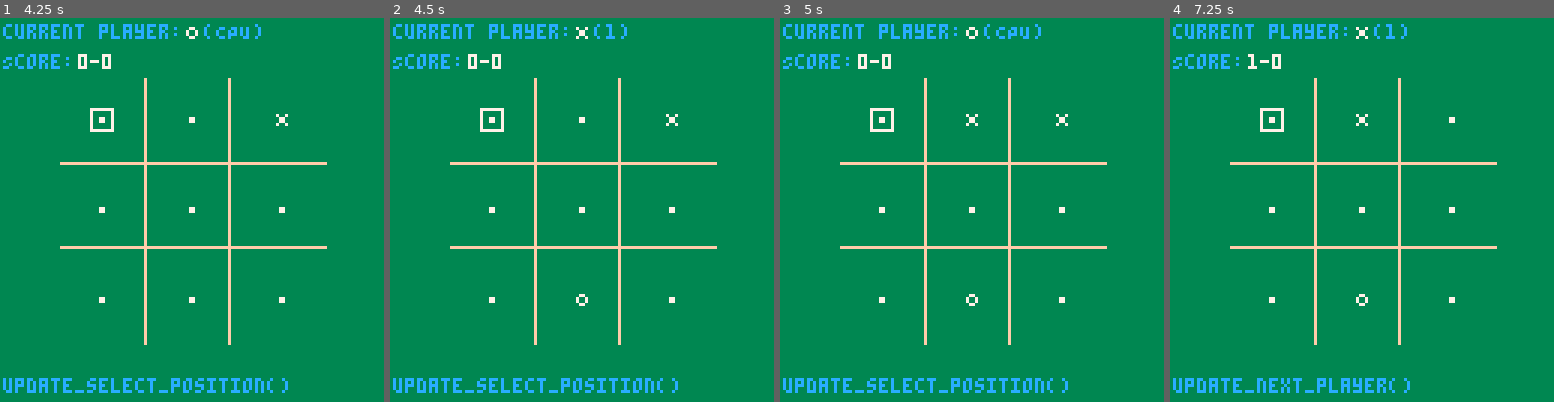
Above: before the commit, frames 1-4 (left to right).
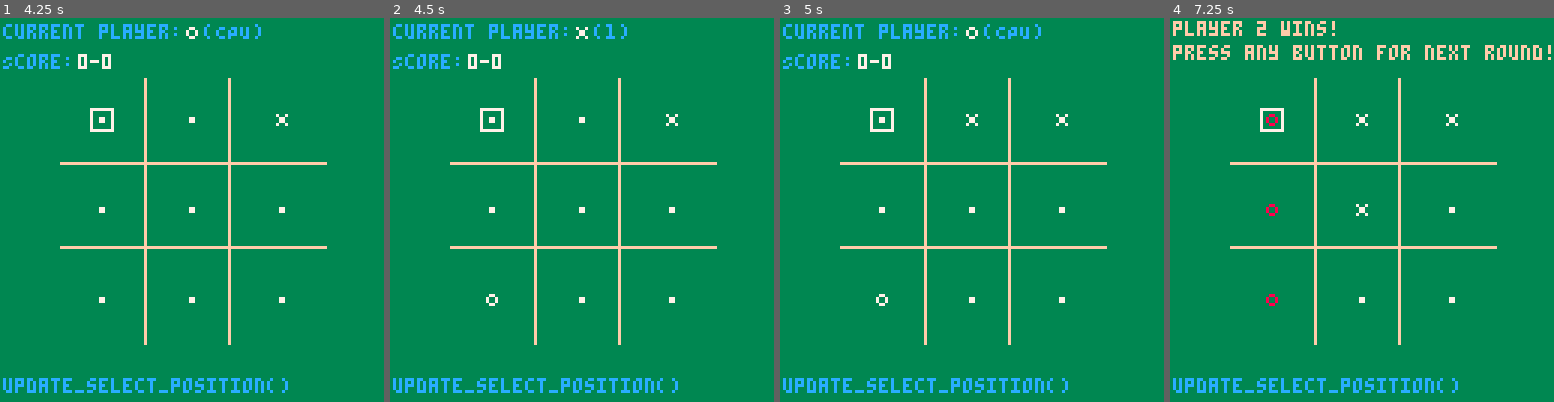
Above: after the commit, the same moments.

Repository: EmreMotan/TicTacToe
Game: PICO-8 cartridge tictactoe.p8
Two runs of this game, one before a commit and one after it. Both use one fixed random seed, a clock stepped at 60 frames per second and the inputs below.
Inputs:
- Up to frame 1 (4.25 s): tap X (X key) at 0.33, 1.07, 1.85, 2.97, 4.08 s; tap O (Z key) at 0.7, 1.7, 2.1, 2.5, 2.9, 3.3, 3.7, 4.1 s; hold Right 1.6-2.1 s; hold Up 2.15-2.42 s; hold Right 2.47-3.03 s; hold Left 3.08-3.58 s; hold Down 3.63-3.97 s; hold Right from 4.02 s (still down)
- Up to frame 2 (4.5 s): keep holding Right
- Up to frame 3 (5 s): tap O (Z key) at 4.5, 4.9 s; release Right at 4.68 s; hold Up from 4.73 s (still down)
- Up to frame 4 (7.25 s): release Up at 5.03 s; hold Left 5.08-5.68 s; tap X (X key) at 5.2, 6.32 s; tap O (Z key) every 0.4 s from 5.3 to 6.9 s; hold Down 5.73-6.03 s; hold Right 6.08-6.58 s; hold Right 6.63-7.13 s; hold Up from 7.18 s (still down)

Frame 1 is identical in both runs. In frame 2, 0.1% of the frame differs, in the area x 25-52%, y 71-75%; in frame 3, 0.1%; in frame 4, 4.3%, in the area x 0-100%, y 0-98%.

Commit message:
Implemented more CPU AI

Diff:
--- a/tictactoe.p8
+++ b/tictactoe.p8
@@ -12,7 +12,7 @@
 -- Global Variables
 -------------------------------------------------------------------------------
 number_players = 1
-cpu_difficulty = 2
+cpu_difficulty = 3
 currentplayer = flr(rnd(1))
 gamewinner = -1 -- set to -1 when there is not yet a winner.
 grid = {[0] = 0,
@@ -192,54 +192,130 @@
     end
 
     -- Very basic sequential AI
-    if (cpu_difficulty == 1) then
-      x=0
-      position_selected = false
-      while (x < 9 and position_selected == false and cpu_player_wait_fulfilled == true) do
-        if grid[x] == 0 then
-          position_selected = true
-          grid[x] = currentplayer
-
-          -- check if there is three in a row
-          win_result = check_win_condition()
-
-          -- check if there's a potential draw
-          tie_result = check_tie_condition()
-
-          if win_result == 1 then
-            score[currentplayer] += 1
-            global_state = state_win_screen
-          elseif tie_result == 1 then
-            global_state = state_tie_screen
-          else global_state = state_next_player
+    if cpu_player_wait_fulfilled == true then
+      if (cpu_difficulty == 1) then
+        x=0
+        position_selected = false
+        while (x < 9 and position_selected == false) do
+          if grid[x] == 0 then
+            position_selected = true
+            grid[x] = currentplayer
+
+            -- check if there is three in a row
+            win_result = check_win_condition()
+
+            -- check if there's a potential draw
+            tie_result = check_tie_condition()
+
+            if win_result == 1 then
+              score[currentplayer] += 1
+              global_state = state_win_screen
+            elseif tie_result == 1 then
+              global_state = state_tie_screen
+            else global_state = state_next_player
+            end
           end
+          x += 1
         end
-        x += 1
-      end
-    -- Random position AI
-    elseif (cpu_difficulty == 2) then
-      x=flr(rnd(9)) + 1
-      position_selected = false
-      while (position_selected == false and cpu_player_wait_fulfilled == true) do
-        if grid[x] == 0 then
-          position_selected = true
-          grid[x] = currentplayer
-
-          -- check if there is three in a row
-          win_result = check_win_condition()
-
-          -- check if there's a potential draw
-          tie_result = check_tie_condition()
-
-          if win_result == 1 then
-            score[currentplayer] += 1
-            global_state = state_win_screen
-          elseif tie_result == 1 then
-            global_state = state_tie_screen
-          else global_state = state_next_player
+      -- Random position AI
+      elseif (cpu_difficulty == 2) then
+        x=flr(rnd(9)) + 1
+        position_selected = false
+        while (position_selected == false) do
+          if grid[x] == 0 then
+            position_selected = true
+            grid[x] = currentplayer
+
+            -- check if there is three in a row
+            win_result = check_win_condition()
+
+            -- check if there's a potential draw
+            tie_result = check_tie_condition()
+
+            if win_result == 1 then
+              score[currentplayer] += 1
+              global_state = state_win_screen
+            elseif tie_result == 1 then
+              global_state = state_tie_screen
+            else global_state = state_next_player
+            end
           end
+          x=flr(rnd(9)) + 1
         end
+      -- CPU AI that can detect a line that can be fulfilled
+      elseif (cpu_difficulty == 3) then
+        -- First pass is to try to identify a position which when populated would result in a line
+        -- and therefore a win.
+        -- If no such position exists then choose position randomly.
+        x=0
+        position_selected = false
+        while (x < 9 and position_selected == false) do
+          if grid[x] == 0 then
+            grid[x] = currentplayer
+
+            -- check if there is three in a row
+            win_result = check_win_condition()
+
+            if win_result == 1 then
+              position_selected = true
+              score[currentplayer] += 1
+              global_state = state_win_screen
+            else
+              grid[x] = 0
+            end
+          end
+          x += 1
+        end
+
+        -- Second pass is to try to identify a position which when populated would result in a line for the player
+        -- and therefore a loss for the CPU.
+        x=0
+        otherplayer = currentplayer - 1
+        if otherplayer == 0 then otherplayer = 2 end
+        while (x < 9 and position_selected == false) do
+          if grid[x] == 0 then
+            grid[x] = otherplayer
+
+            -- check if there is three in a row
+            win_result = check_win_condition()
+
+            if win_result == 1 then
+              position_selected = true
+              grid[x] = currentplayer
+              win_pos = {} -- Hacky way to ensure win doesn't actually happen
+              win_result = 0
+              global_state = state_next_player
+            else
+              grid[x] = 0
+              global_state = state_next_player
+            end
+          end
+          x += 1
+        end
+
+        -- If no win or lose positions exist, choose randomly.
         x=flr(rnd(9)) + 1
+        while (position_selected == false) do
+          if grid[x] == 0 then
+            position_selected = true
+            grid[x] = currentplayer
+
+            -- check if there is three in a row
+            win_result = check_win_condition()
+
+            -- check if there's a potential draw
+            tie_result = check_tie_condition()
+
+            if win_result == 1 then
+              score[currentplayer] += 1
+              global_state = state_win_screen
+            elseif tie_result == 1 then
+              global_state = state_tie_screen
+            else global_state = state_next_player
+            end
+          end
+          x=flr(rnd(9)) + 1
+        end
       end
     end
   end
